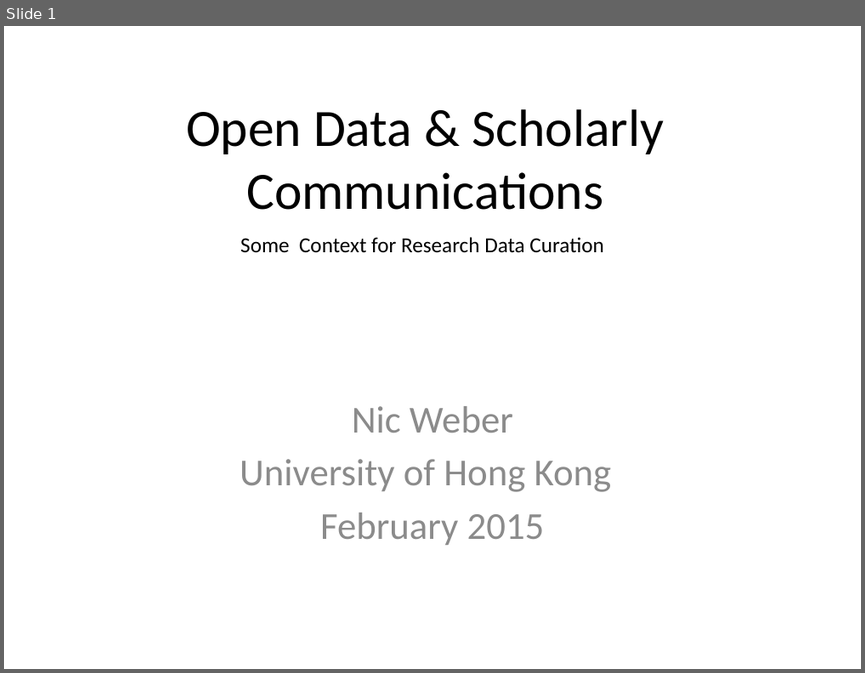
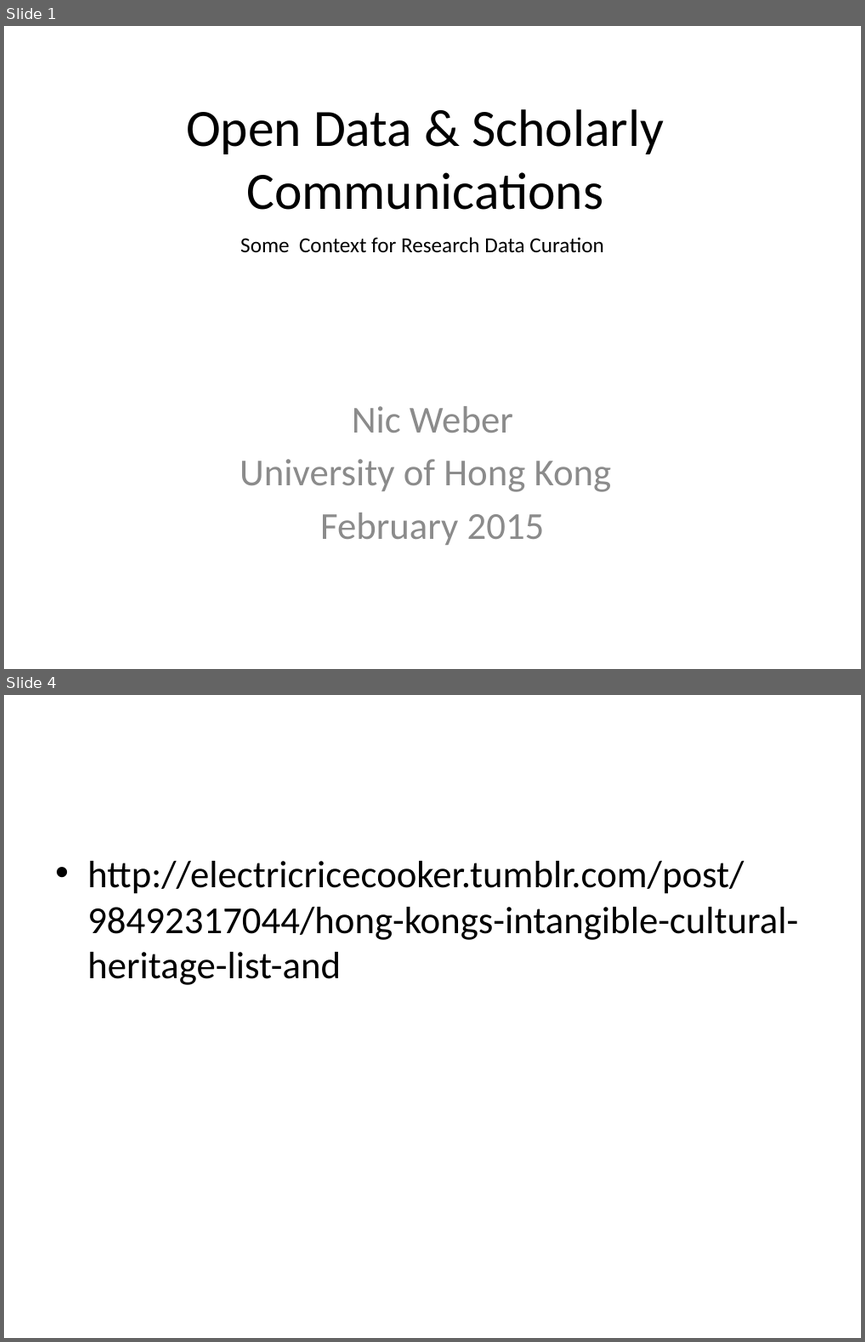
Before and after one commit to DataCurationWorkshop/HongKongCurationWorkshop, a slide deck: Day_1/Plenary/Day_1_Plenary_OpenData.pptx. Shown one above the other, each under a label of ours: slide 1 before the commit, slides 1 and 4 after it; the slides between them are not shown. The pictures are 865x673 and 865x1342 pixels, drawn with LibreOffice and Linux fonts; fonts in the diff are those of the drawing. Boxes give left, top, right and bottom in pixels: in the first picture for what was removed or moved away, otherwise in the second. Text is boxed around its words. In the diff, an @@ line names an element or a change of style, - is before the commit and + after.

```diff
--- a/Day_1/Plenary/Day_1_Plenary_OpenData.pptx
+++ b/Day_1/Plenary/Day_1_Plenary_OpenData.pptx
@@ slide 4 added at box(4, 695, 861, 1338), background #FFFFFF @@
@@ text added at box(87, 861, 798, 985), 32 pt, text #000000 @@
+• http://electricricecooker.tumblr.com/post/98492317044/hong-kongs-intangible-cultural-heritage-list-and
```
Also in this commit, not shown: 2 other slides added, 2 other files.
